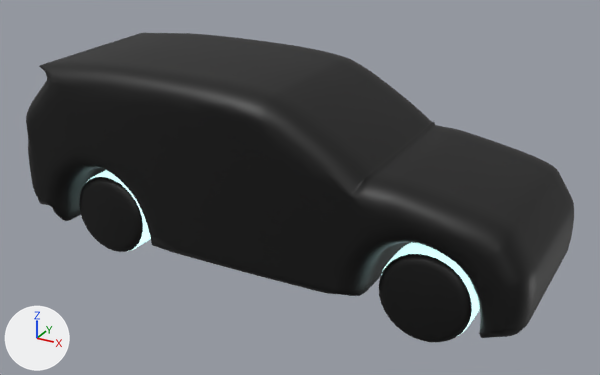
An edit to the FBX model Assets/carModel.fbx, drawn before and after from the same camera.
The view is the same before and after, from a 50 mm lens placed at (2.8, -4.9, 2.4), pointed at (0.1, 0.0, -0.05). Every picture has the same lights, and +X, +Y and +Z are marked at lower left. Where no turn or scale is listed for an object, it has been applied to the vertices. Vertices at the same position are counted once.

Objects in the first picture: 'Null', 'Null_1', 'Subdivision_Surface'.
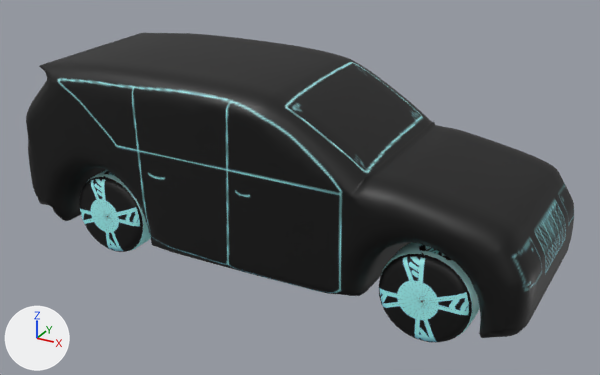
What differs and where, as boxes [x1, y1, x2, y2] in the pictures (600 x 375 px):
'Subdivision_Surface', recoloured, surface changed (black to cyan)
    both: [54, 59, 574, 335]
part 1 of me_mesh_002, surface changed (black to cyan)
    both: [26, 33, 574, 338]
part 2 of me_mesh, recoloured (black to cyan)
    both: [79, 177, 143, 252]
part 3 of me_mesh, recoloured (white to cyan)
    both: [87, 170, 151, 252]
part 4 of me_mesh_001, recoloured (black to cyan)
    both: [379, 254, 472, 342]
part 5 of me_mesh_001, recoloured (white to cyan)
    both: [381, 242, 480, 336]

Diff of the bpy script that builds the scene:
```diff
--- a/Assets/carModel.fbx.py
+++ b/Assets/carModel.fbx.py
@@ img_baked_texture_car_weelsurface_color_png @@
+img_baked_texture_car_weelsurface_color_png = load_image('baked_texture_car_weelSurface_Color.png', '_unpacked/baked_texture_car_weelSurface_Color.png', 1024, 1024, 'sRGB')
@@ img_baked_texture_carsurface_color_png @@
+img_baked_texture_carsurface_color_png = load_image('baked_texture_carSurface_Color.png', '_unpacked/baked_texture_carSurface_Color.png', 2048, 2048, 'sRGB')
@@ mat_bakedcarmatw @@
+mat_bakedcarmatw = bpy.data.materials.new('bakedcarMatW')
+# uses the picture img_baked_texture_car_weelsurface_color_png
@@ mat_bakedcarmat @@
+mat_bakedcarmat = bpy.data.materials.new('bakedcarMat')
+# uses the picture img_baked_texture_carsurface_color_png
@@ me_mesh @@
 me_mesh.from_pydata(...)  # 322 vertices, 322 faces; spans x -0.32..0.32, y -1.8..-0.6, z -0.32..0.32
 # used by ob_null_1; location = (-1.24, 1.2, -0.35)
+# me_mesh part 2: all 192 faces that had it switch from mat_blackcar (black #000000) to mat_bakedcarmatw
+# me_mesh part 3: all 130 faces that had it switch from mat_blue (cyan #c0e7e7) to mat_bakedcarmatw
@@ me_mesh_001 @@
 me_mesh_001.from_pydata(...)  # 322 vertices, 322 faces; spans x -0.32..0.32, y -1.8..-0.6, z -0.32..0.32
 # used by ob_null; location = (1.302, 1.2, -0.35)
+# me_mesh_001 part 4: all 192 faces that had it switch from mat_blackcar (black #000000) to mat_bakedcarmatw
+# me_mesh_001 part 5: all 130 faces that had it switch from mat_blue (cyan #c0e7e7) to mat_bakedcarmatw
@@ me_mesh_002 @@
 me_mesh_002.from_pydata(...)  # 4836 vertices, 4834 faces; spans x -1.99..1.97, y -1.3..0.1, z -0.52..0.84
 # used by ob_subdivision_surface; location = (0.0, 0.6, 0.0)
-me_mesh_002.materials.append(mat_blackcar)  # black #000000
+# me_mesh_002 part 1: texture (UV) coordinates of 4834 of 4834 faces, centred in x -1.99..1.96, y -1.3..0.1, z -0.52..0.84, changed; they spanned u 0.0..1.0, v 0.0..1.0 and now span u 0.01..1.0, v 0.31..0.69
+me_mesh_002.materials.append(mat_bakedcarmat)
```
